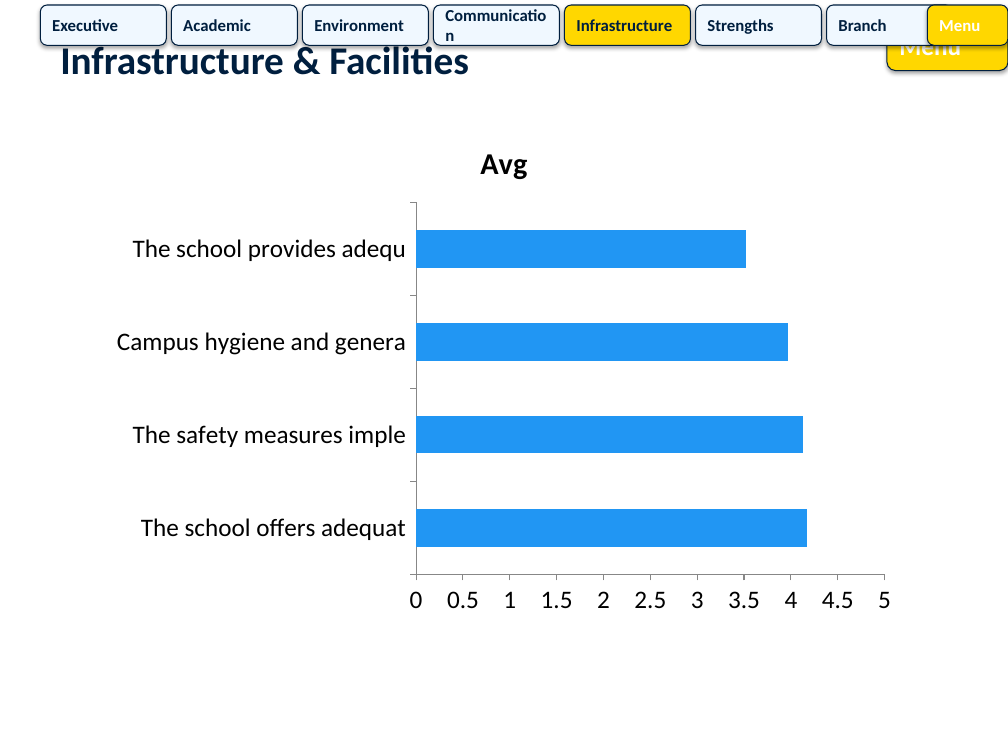
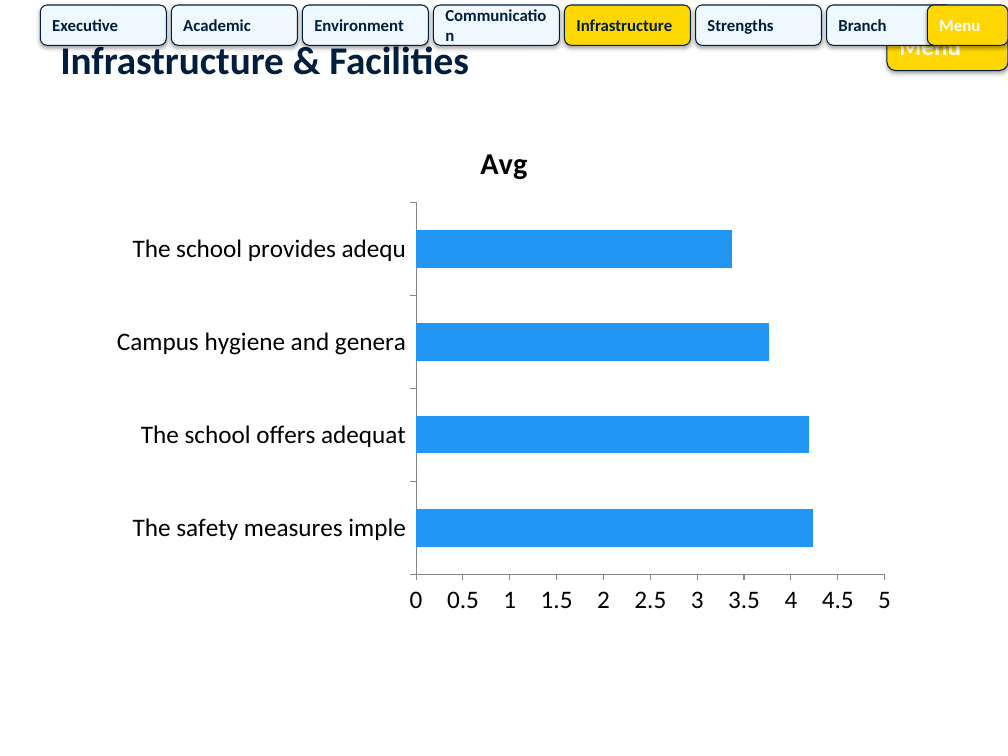
Before and after one commit to commonlearning892/feedback, a slide deck: slide 12 of Pre_Primary_Feedback_Analysis.pptx. Drawn at 1008x756 pixels with LibreOffice and Linux fonts; fonts in the diff are those of the drawing. Boxes give left, top, right and bottom in pixels: in the first picture for what was removed or moved away, otherwise in the second. Text is boxed around its words. In the diff, an @@ line names an element or a change of style, - is before the commit and + after.

```diff
--- a/Pre_Primary_Feedback_Analysis.pptx
+++ b/Pre_Primary_Feedback_Analysis.pptx
@@ bar chart at (101, 121, 907, 625) @@
-categories: The school offers adequat, The safety measures imple, Campus hygiene and genera, The school provides adequ
+categories: The safety measures imple, The school offers adequat, Campus hygiene and genera, The school provides adequ
-Avg: 4.2, 4.1, 4, 3.5
+Avg: 4.2, 4.2, 3.8, 3.4
```
Also in this commit, not shown: 10 other slides changed, 5 other files.
